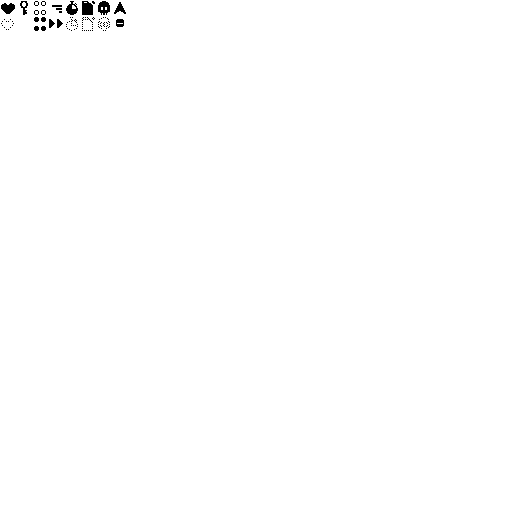
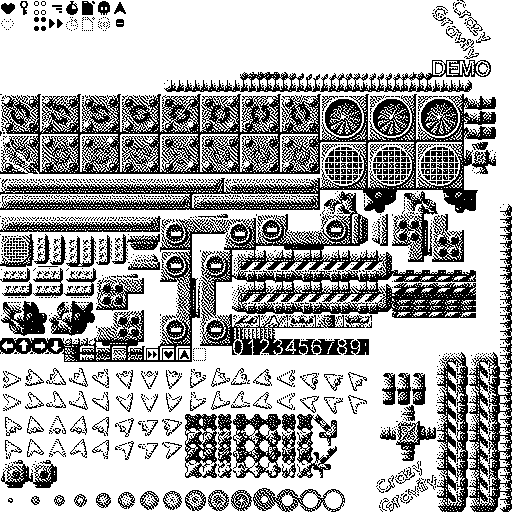
Two versions of the same layered image (512x512). Layer-by-layer changes:
painted on "hud_icons" over [0, 72, 256, 128]
showed "Background" over [0, 0, 512, 512]
